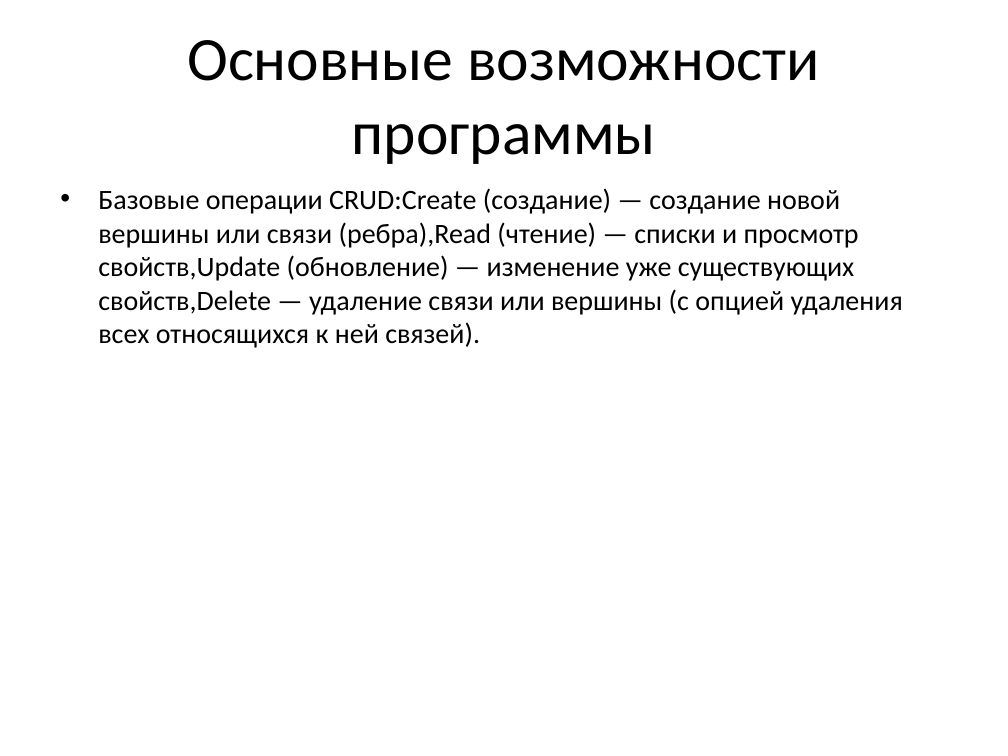
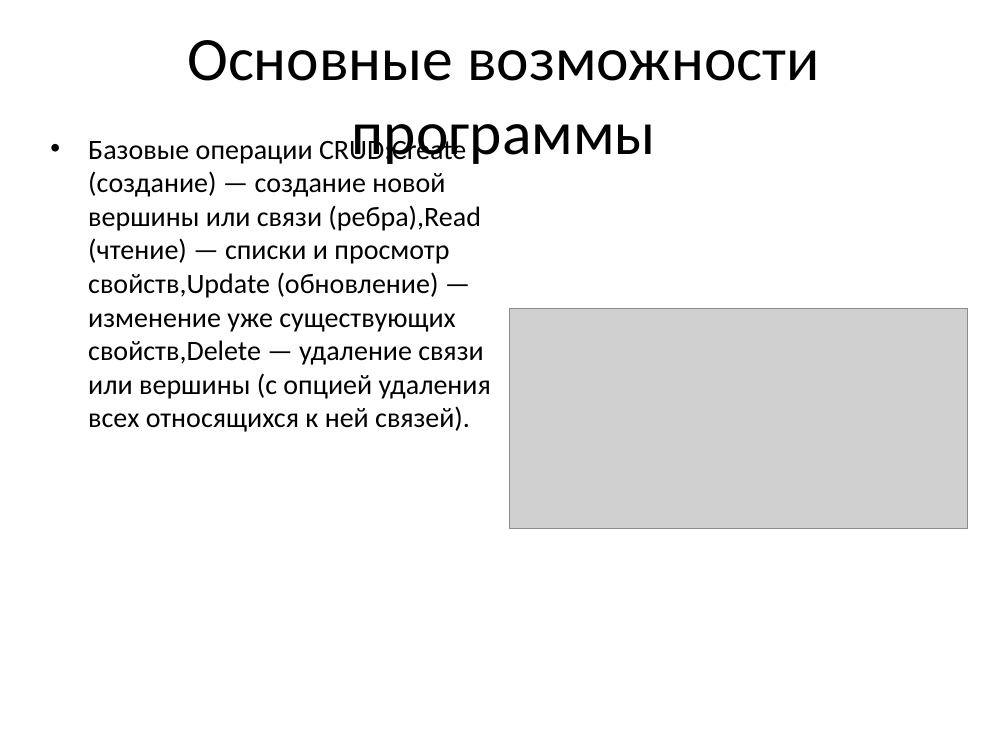
Before and after one commit to SasnikOmega/graph-search-engine, a slide deck: slide 5 of docs/презентация.pptx. Drawn at 1008x756 pixels with LibreOffice and Linux fonts; fonts in the diff are those of the drawing; grey boxes stand for pictures. Boxes give left, top, right and bottom in pixels: in the first picture for what was removed or moved away, otherwise in the second. Text is boxed around its words. In the diff, an @@ line names an element or a change of style, - is before the commit and + after.

Commit message:
Presentation updates
Tried to add some pictures. Removed the "docs/screenshots" folder as it is no longer needed

```diff
--- a/docs/презентация.pptx
+++ b/docs/презентация.pptx
@@ text "Базовые операции CRUD:Create (создание) — ..." rewrapped from [98,188,903,348] to [88,135,491,432] @@
@@ picture added at [509,308,968,528] @@
```
Also in this commit, not shown: 5 other slides changed, 3 other files.
